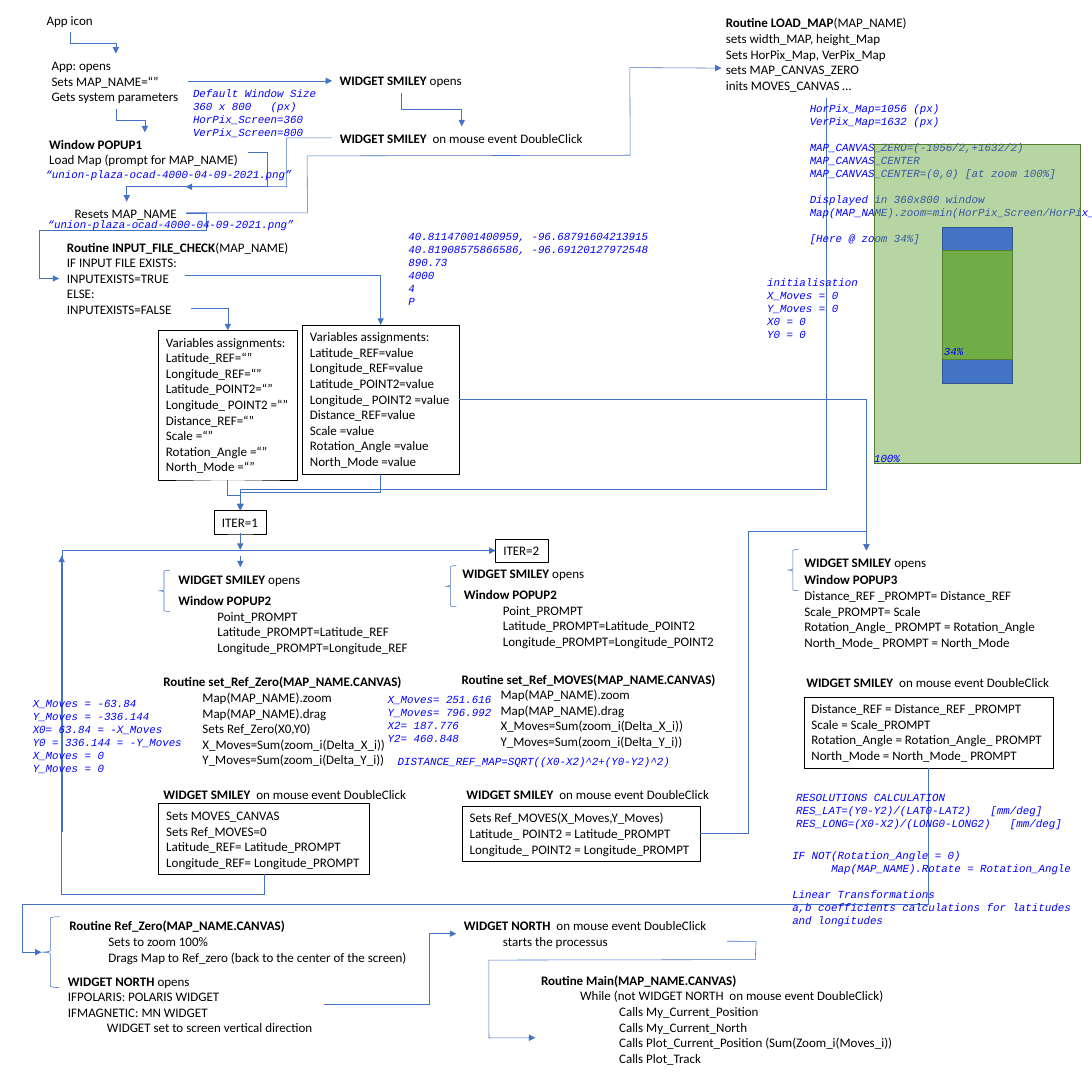
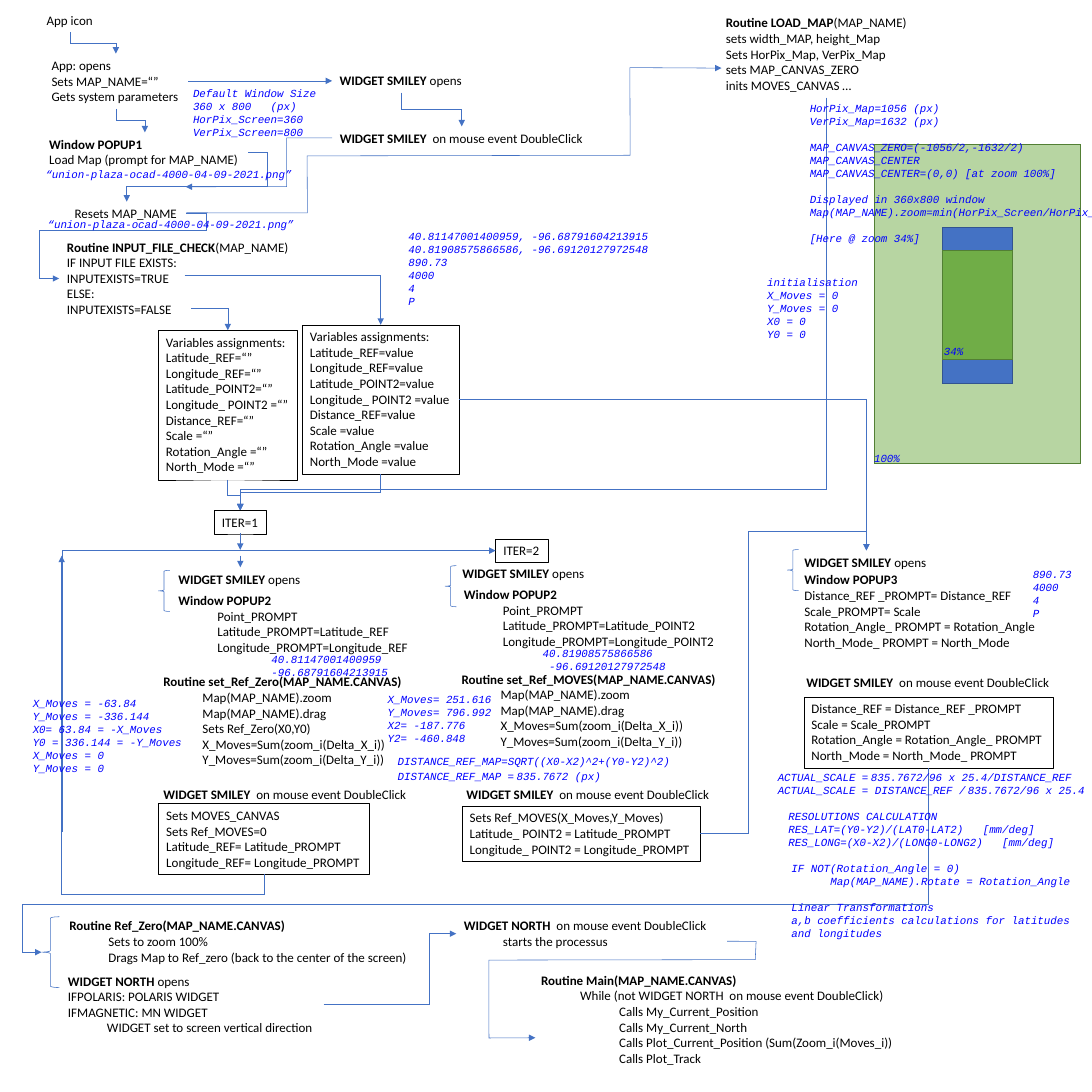
Before and after one commit to Frederic-jyrg/ouitoo, a slide deck: slide 2 of info-plotting/FlowChart.pptx. Drawn at 1092x1092 pixels with LibreOffice and Linux fonts; fonts in the diff are those of the drawing. Boxes give left, top, right and bottom in pixels: in the first picture for what was removed or moved away, otherwise in the second. Text is boxed around its words. In the diff, an @@ line names an element or a change of style, - is before the commit and + after.

```diff
--- a/info-plotting/FlowChart.pptx
+++ b/info-plotting/FlowChart.pptx
@@ text at (810,143,1024,154): text changed @@
-MAP_CANVAS_ZERO=(-1056/2,+1632/2)
+MAP_CANVAS_ZERO=(-1056/2,-1632/2)
@@ text added at (1033,570,1072,617), 10 pt, text #0000FF, italic @@
+890.73
+4000
+4
+P
@@ text added at (271,656,388,680), 10 pt, text #0000FF, italic @@
+40.81147001400959
+-96.68791604213915
@@ text added at (543,650,666,670), 10 pt, text #0000FF, italic @@
+40.81908575866586
+-96.69120127972548
@@ text at (388,721,466,742): text changed @@
-X2= 187.776
-Y2= 460.848
+X2= -187.776
+Y2= -460.848
@@ text added at (398,773,601,783), 10 pt, text #0000FF, italic @@
+DISTANCE_REF_MAP = 835.7672 (px)
@@ text added at (778,773,1072,784), 10 pt, text #0000FF, italic @@
+ACTUAL_SCALE = 835.7672/96 x 25.4/DISTANCE_REF
@@ text added at (778,786,1085,797), 10 pt, text #0000FF, italic @@
+ACTUAL_SCALE = DISTANCE_REF / 835.7672/96 x 25.4
@@ text "RESOLUTIONS CALCULATION": place and size @@
-text "RESOLUTIONS CALCULATION" at (796,793,1062,830)
+text "RESOLUTIONS CALCULATION" at (788,812,1054,849)
@@ text "IF NOT(Rotation_Angle = 0)": place and size @@
-text "IF NOT(Rotation_Angle = 0)" at (792,851,1071,927)
+text "IF NOT(Rotation_Angle = 0)" at (791,865,1070,940)
```
Also in this commit, not shown: 2 other files.
